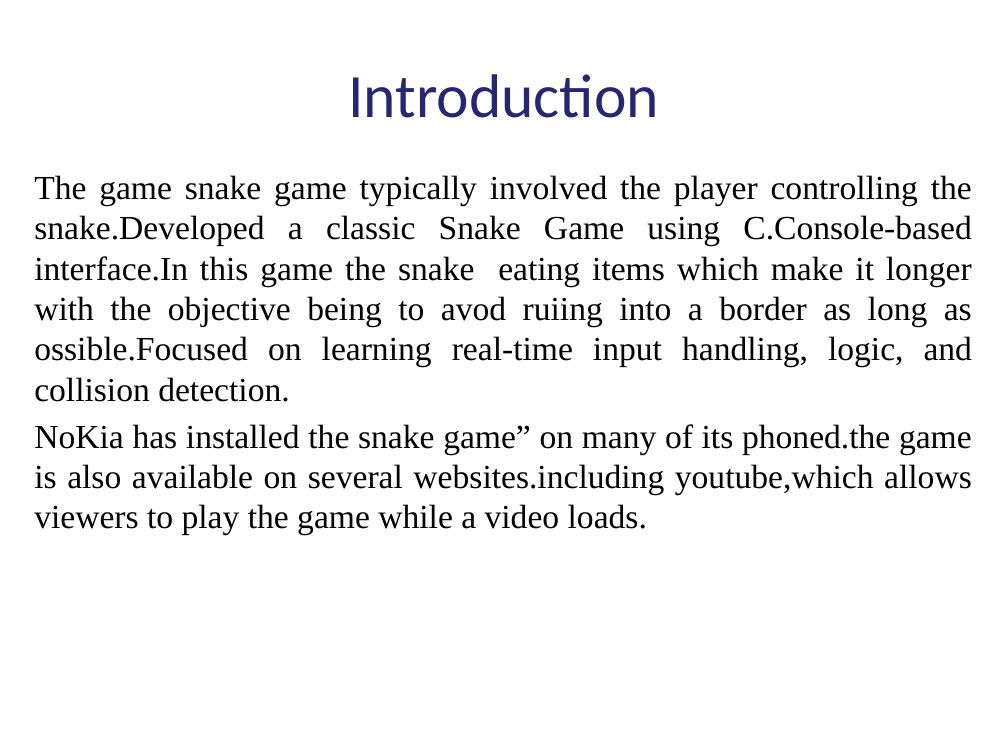
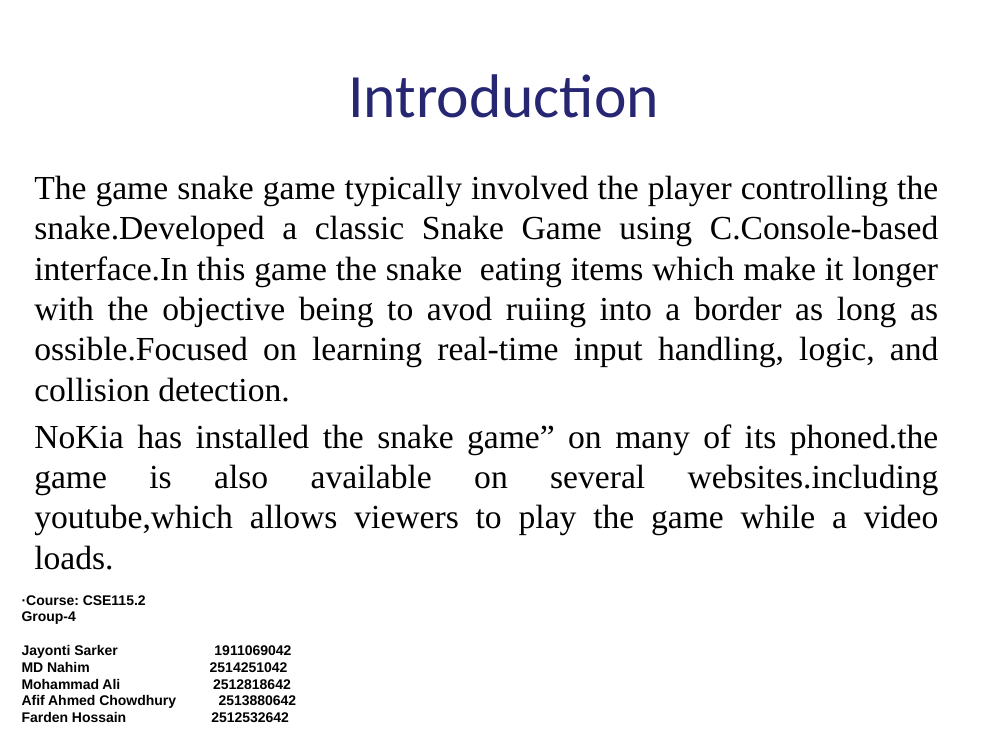
Before and after one commit to always-mohammad-ali/snake-game-c, a slide deck: slide 2 of others/final presentation.pptx. Drawn at 1008x756 pixels with LibreOffice and Linux fonts; fonts in the diff are those of the drawing; background and template pictures are left out. Boxes give left, top, right and bottom in pixels: in the first picture for what was removed or moved away, otherwise in the second. Text is boxed around its words. In the diff, an @@ line names an element or a change of style, - is before the commit and + after.

```diff
--- a/others/final presentation.pptx
+++ b/others/final presentation.pptx
@@ text "The game snake game typically ..." rewrapped from bbox=[34, 175, 973, 535] to bbox=[34, 175, 939, 570] @@
@@ text added at bbox=[22, 595, 289, 722], 10 pt, text #000000, bold @@
+·Course: CSE115.2
+Group-4
+Jayonti Sarker 1911069042
+MD Nahim 2514251042
+Mohammad Ali 2512818642
+Afif Ahmed Chowdhury 2513880642
+Farden Hossain 2512532642
```
Also in this commit, not shown: 8 other slides changed, 1 slide added, 1 slide removed, 4 other files.
